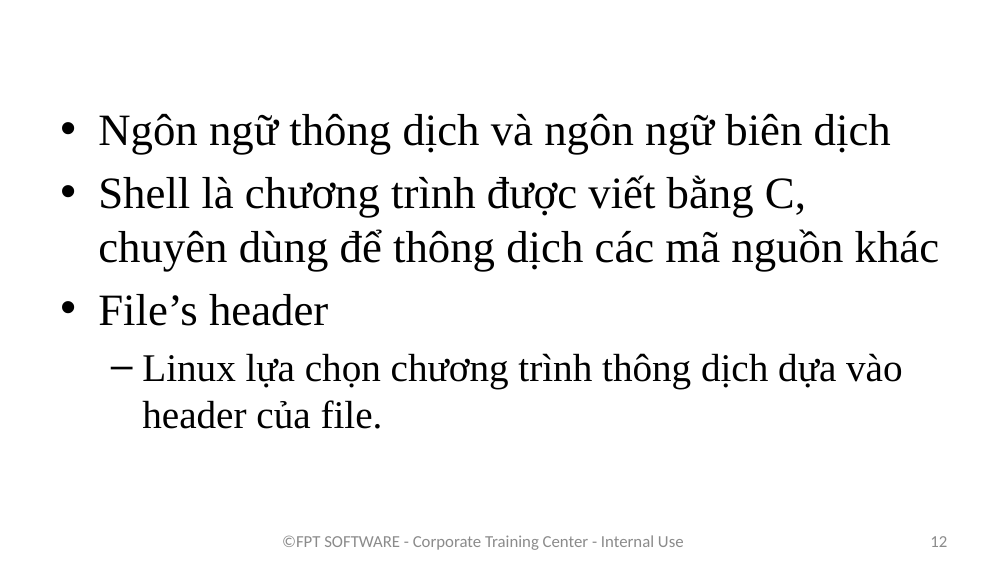
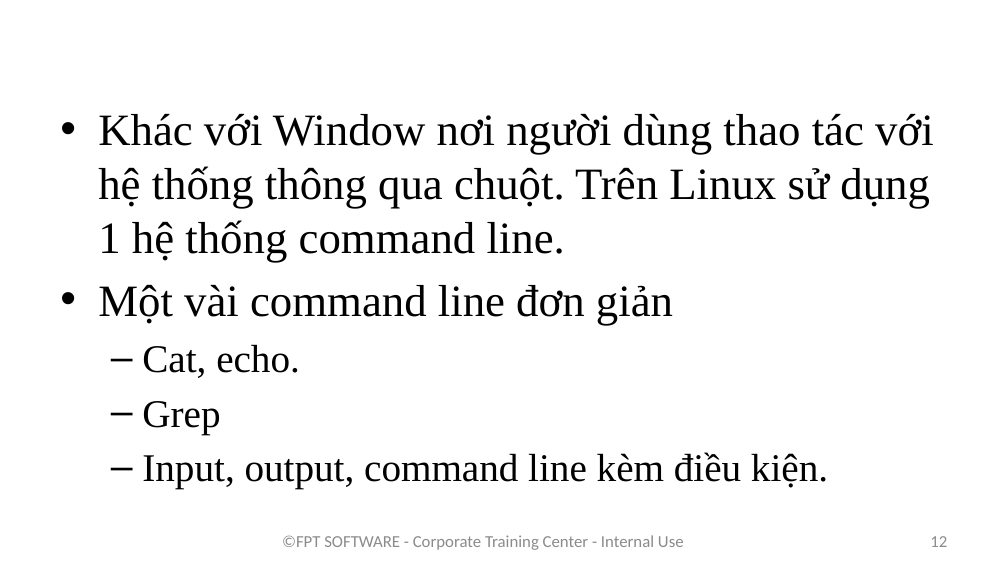
Before and after one commit to baonq-me/training_linux_embedded_v2, a slide deck: slide 12 of Bai 1/Bài 1 - Tổng quan về hdh Unix.pptx. Drawn at 1008x567 pixels with LibreOffice and Linux fonts; fonts in the diff are those of the drawing; background and template pictures are left out. Boxes give left, top, right and bottom in pixels: in the first picture for what was removed or moved away, otherwise in the second. Text is boxed around its words. In the diff, an @@ line names an element or a change of style, - is before the commit and + after.

```diff
--- a/Bai 1/Bài 1 - Tổng quan về hdh Unix.pptx
+++ b/Bai 1/Bài 1 - Tổng quan về hdh Unix.pptx
@@ text at <box>98,114,934,489</box>: text changed @@
-• Ngôn ngữ thông dịch và ngôn ngữ biên dịch
-• Shell là chương trình được viết bằng C, chuyên dùng để thông dịch các mã nguồn khác
-• File’s header
-  – Linux lựa chọn chương trình thông dịch dựa vào header của file.
+• Khác với Window nơi người dùng thao tác với hệ thống thông qua chuột. Trên Linux sử dụng 1 hệ thống command line.
+• Một vài command line đơn giản
+  – Cat, echo.
+  – Grep
+  – Input, output, command line kèm điều kiện.
```
Also in this commit, not shown: 1 other slide changed, 1 other file.
